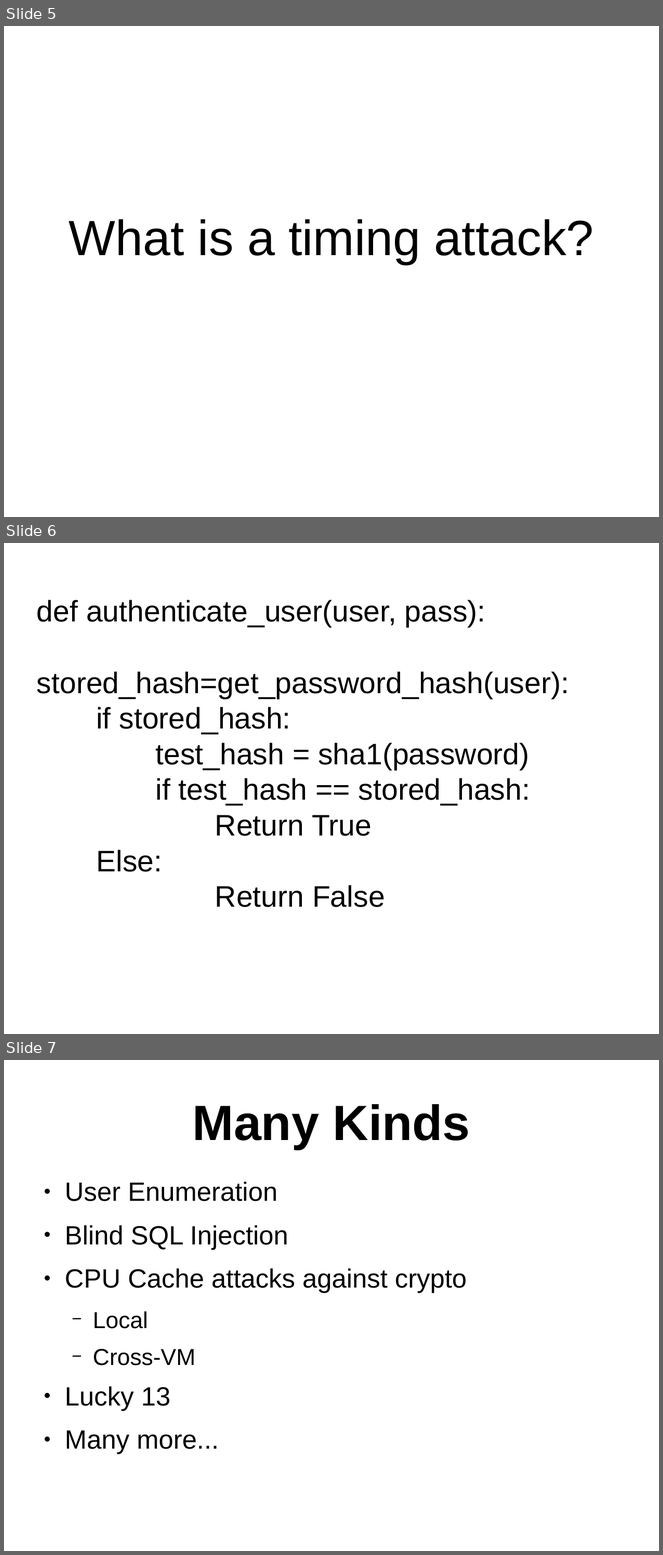
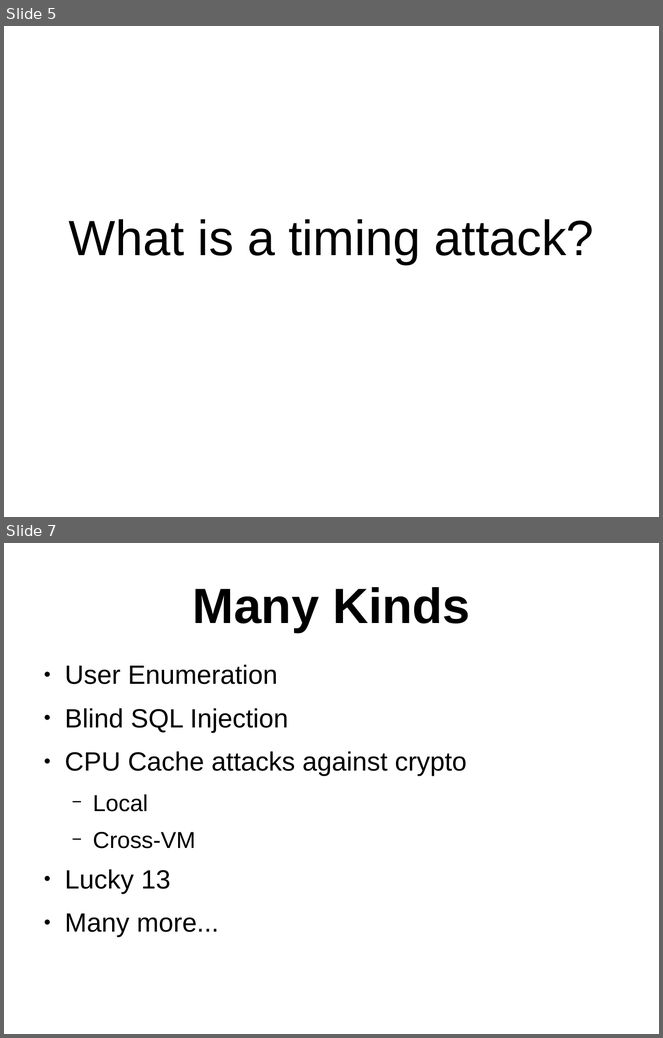
Before and after one commit to PaulMcMillan/2014_defcon_timing, a slide deck: preso/mcmillan_timing_attacks_2014_defcon.odp. Shown one above the other, each under a label of ours: slides 5, 6 and 7 before the commit, slides 5 and 7 after it; the slides between them are not shown. The pictures are 663x1555 and 663x1038 pixels, drawn with LibreOffice and Linux fonts; fonts in the diff are those of the drawing. Boxes give left, top, right and bottom in pixels: in the first picture for what was removed or moved away, otherwise in the second. Text is boxed around its words. In the diff, an @@ line names an element or a change of style, - is before the commit and + after.

```diff
--- a/preso/mcmillan_timing_attacks_2014_defcon.odp
+++ b/preso/mcmillan_timing_attacks_2014_defcon.odp
@@ slide 6 removed at <box>4,543,659,1034</box>, background #FFFFFF @@
@@ subtitle removed at <box>37,600,569,908</box> @@
-def authenticate_user(user, pass):
-stored_hash=get_password_hash(user):
-if stored_hash:
-test_hash = sha1(password)
-if test_hash == stored_hash:
-Return True
-Else:
-Return False
```
Also in this commit, not shown: 1 slide changed, 1 slide added, 11 other files.
